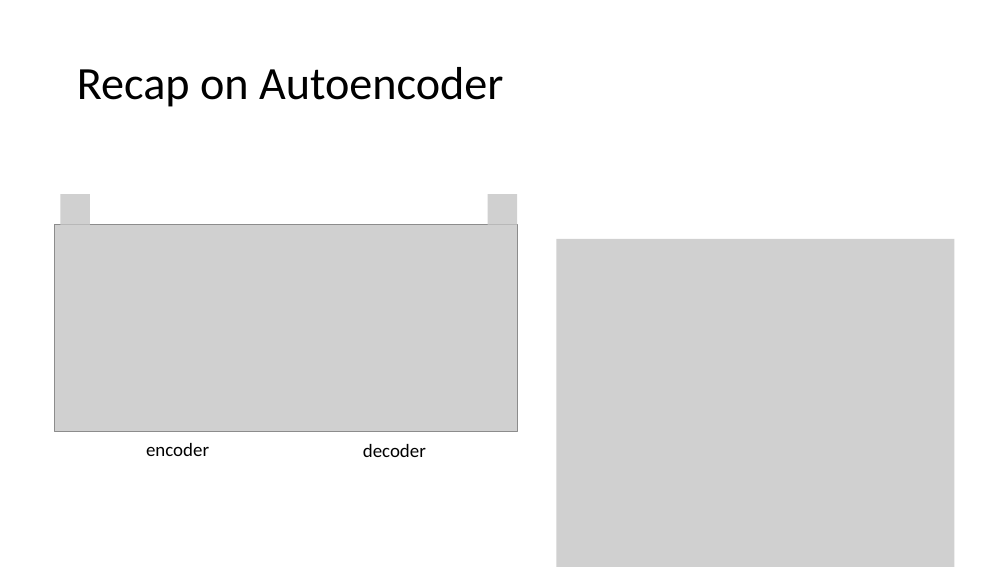
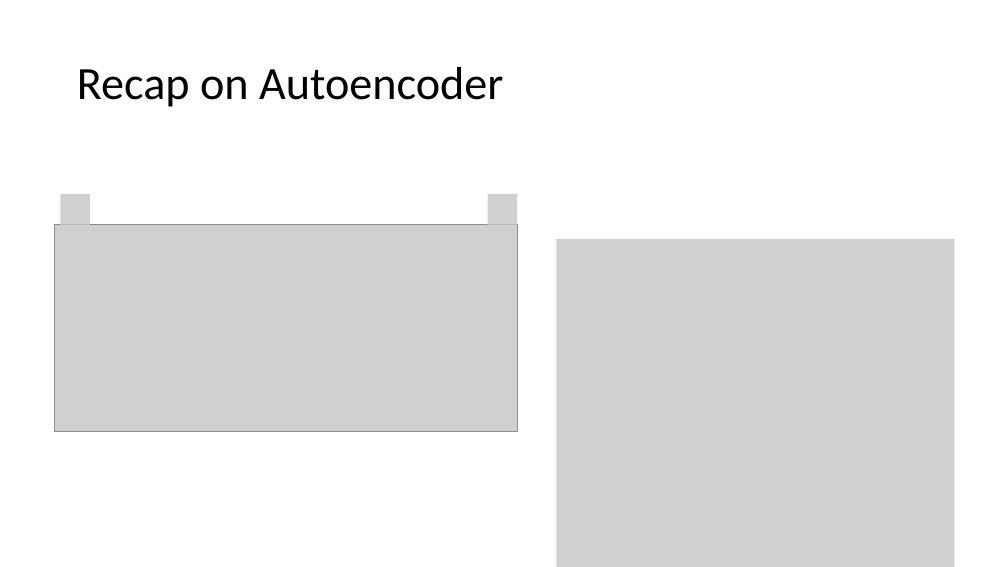
Before and after one commit to ZhiqiEliWang/csci4968-VAE-project, a slide deck: slide 2 of Lecture Note/lecture-slides.pptx. Drawn at 1008x567 pixels with LibreOffice and Linux fonts; fonts in the diff are those of the drawing; grey boxes stand for pictures. Boxes give left, top, right and bottom in pixels: in the first picture for what was removed or moved away, otherwise in the second. Text is boxed around its words. In the diff, an @@ line names an element or a change of style, - is before the commit and + after.

Commit message:
update slides

```diff
--- a/Lecture Note/lecture-slides.pptx
+++ b/Lecture Note/lecture-slides.pptx
@@ text removed at (146,443,209,456) @@
-encoder
@@ text removed at (363,444,426,457) @@
-decoder
```
Also in this commit, not shown: 5 slides added, 1 slide removed, 2 other files.
